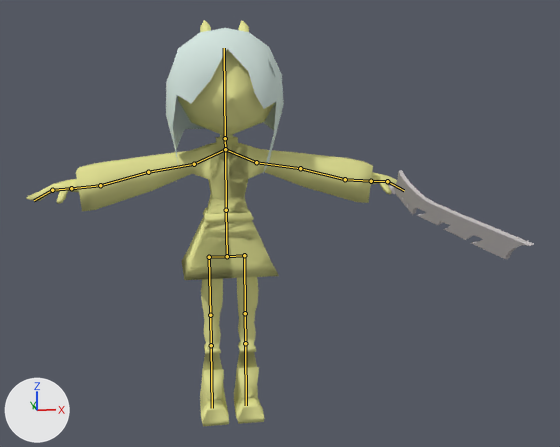
Two versions of the Blender file Assets/Models/Player/AndrialRig.blend, one commit apart.
One viewpoint serves both versions: a 50 mm lens placed at (-1.11, -11.73, 2.39), pointed at (0.47, -2.22, 0.4). Every picture has the same lights, and +X, +Y and +Z are marked at lower left. The bones that bend it are drawn over the model as lines.
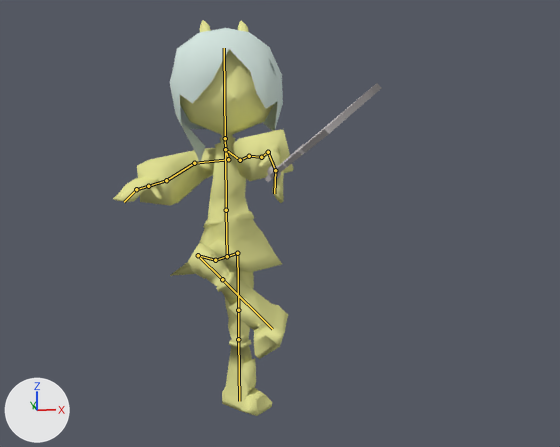
The newer file adds an action. The first version stands in its rest pose; the second is drawn at frame 15 of the action 'GroundSlash'.

What differs and where, as boxes [x1, y1, x2, y2] in the pictures (560 x 447 px):
'Cylinder', posed (51% narrower)
    before: [26, 20, 397, 426]
    after: [113, 20, 294, 416]
'Cylinder.001', posed (8% shorter)
    before: [166, 28, 284, 173]
    after: [170, 28, 283, 162]
'Icosphere', posed (20% narrower, 11% taller)
    before: [388, 170, 534, 259]
    after: [265, 83, 382, 182]
bone 'Bone_L', root to tip
    before: (225, 149) to (256, 162)
    after: (225, 149) to (240, 160)
bone 'Bone_L.001', root to tip
    before: (256, 162) to (300, 168)
    after: (240, 160) to (249, 156)
bone 'Bone_L.004', root to tip
    before: (371, 181) to (387, 181)
    after: (268, 152) to (275, 170)
bone 'Bone_L.005', root to tip
    before: (387, 181) to (404, 190)
    after: (275, 170) to (274, 193)
bone 'Bone_R', root to tip
    before: (225, 149) to (194, 164)
    after: (225, 149) to (228, 159)
bone 'Bone_R.001', root to tip
    before: (194, 164) to (148, 172)
    after: (228, 159) to (194, 163)
bone 'Bone_R.002', root to tip
    before: (148, 172) to (100, 185)
    after: (194, 163) to (166, 180)
bone 'Bone.001_L', root to tip
    before: (227, 256) to (209, 257)
    after: (227, 256) to (215, 260)
bone 'Bone.001_L.001', root to tip
    before: (209, 257) to (210, 315)
    after: (215, 260) to (198, 255)
bone 'Bone.001_L.002', root to tip
    before: (210, 315) to (211, 345)
    after: (198, 255) to (222, 279)
bone 'Bone.001_R', root to tip
    before: (227, 256) to (244, 255)
    after: (227, 256) to (237, 253)

The change in detail:
Bone 'Bone' (bone_bone) turns from (0, 0, 0) to (0, 2, 0) degrees about its own x, y and z.
Bone 'Bone_L' (bone_bone_l) turns from (0, 0, 0) to (-9, -19, 51) degrees about its own x, y and z.
Bone 'Bone_L.001' (bone_bone_l_001) turns from (0, 0, 0) to (5, 16, -140) degrees about its own x, y and z.
Bone 'Bone_L.004' (bone_bone_l_004) turns from (0, 0, 0) to (-82, -2, 66) degrees about its own x, y and z.
Bone 'Bone_L.005' (bone_bone_l_005) turns from (0, 0, 0) to (-7, -20, 2) degrees about its own x, y and z.
Bone 'Bone_R' (bone_bone_r) turns from (0, 0, 0) to (-29, 23, -104) degrees about its own x, y and z.
Bone 'Bone_R.001' (bone_bone_r_001) turns from (0, 0, 0) to (-4, -8, 59) degrees about its own x, y and z.
Bone 'Bone_R.002' (bone_bone_r_002) turns from (0, 0, 0) to (-15, -15, 90) degrees about its own x, y and z.
Bone 'Bone.001' (bone_bone_001) turns from (0, 0, 0) to (0, -2, 0) degrees about its own x, y and z.
Bone 'Bone.001_L' (bone_bone_001_l) turns from (0, 0, 0) to (0, 0, 43) degrees about its own x, y and z.
Bone 'Bone.001_L.001' (bone_bone_001_l_001) turns from (0, 0, 0) to (-51, 60, 63) degrees about its own x, y and z.
Bone 'Bone.001_L.002' (bone_bone_001_l_002) turns from (0, 0, 0) to (154, 53, 41) degrees about its own x, y and z.
Bone 'Bone.001_R' (bone_bone_001_r) turns from (0, 0, 0) to (0, 0, 43) degrees about its own x, y and z.
